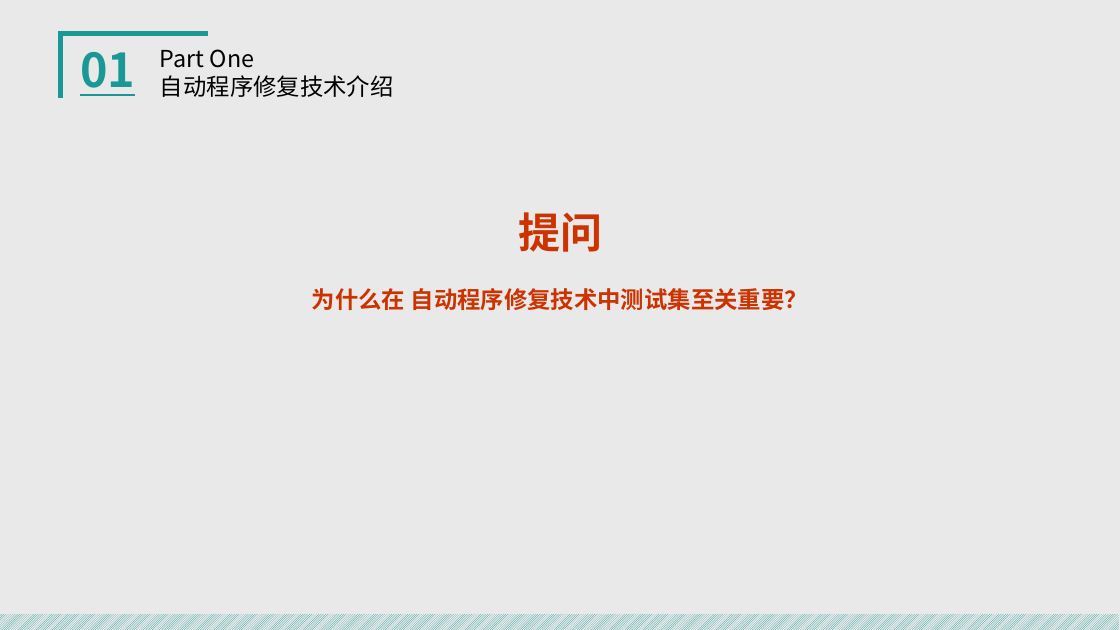
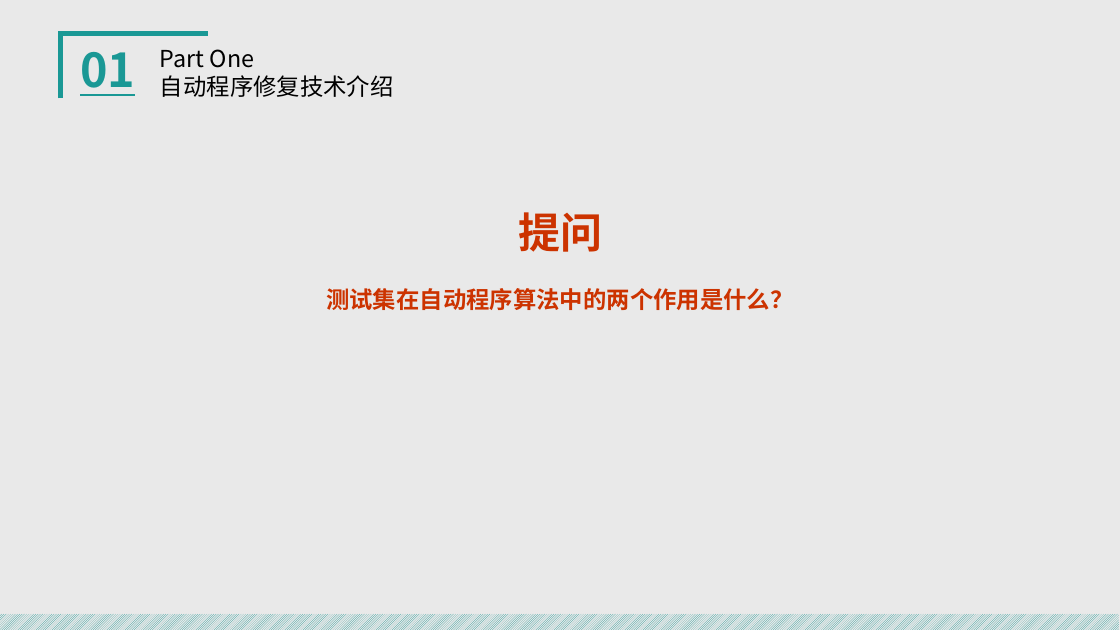
Before and after one commit to Ggiiljj/BALL_Date, a slide deck: slide 16 of 小组作业/SE2019春-G06-翻转课堂自动程序修复.pptx (slide 15 before the commit). Drawn at 1120x630 pixels with LibreOffice and Linux fonts; fonts in the diff are those of the drawing. Boxes give left, top, right and bottom in pixels: in the first picture for what was removed or moved away, otherwise in the second. Text is boxed around its words. In the diff, an @@ line names an element or a change of style, - is before the commit and + after.

```diff
--- a/小组作业/SE2019春-G06-翻转课堂自动程序修复.pptx
+++ b/小组作业/SE2019春-G06-翻转课堂自动程序修复.pptx
@@ text at box(326, 288, 793, 310): text changed @@
-为什么在 自动程序修复技术中测试集至关重要？
+测试集在自动程序算法中的两个作用是什么？
```
Also in this commit, not shown: 8 other slides changed, 5 slides added, 1 slide removed, 3 other files.
